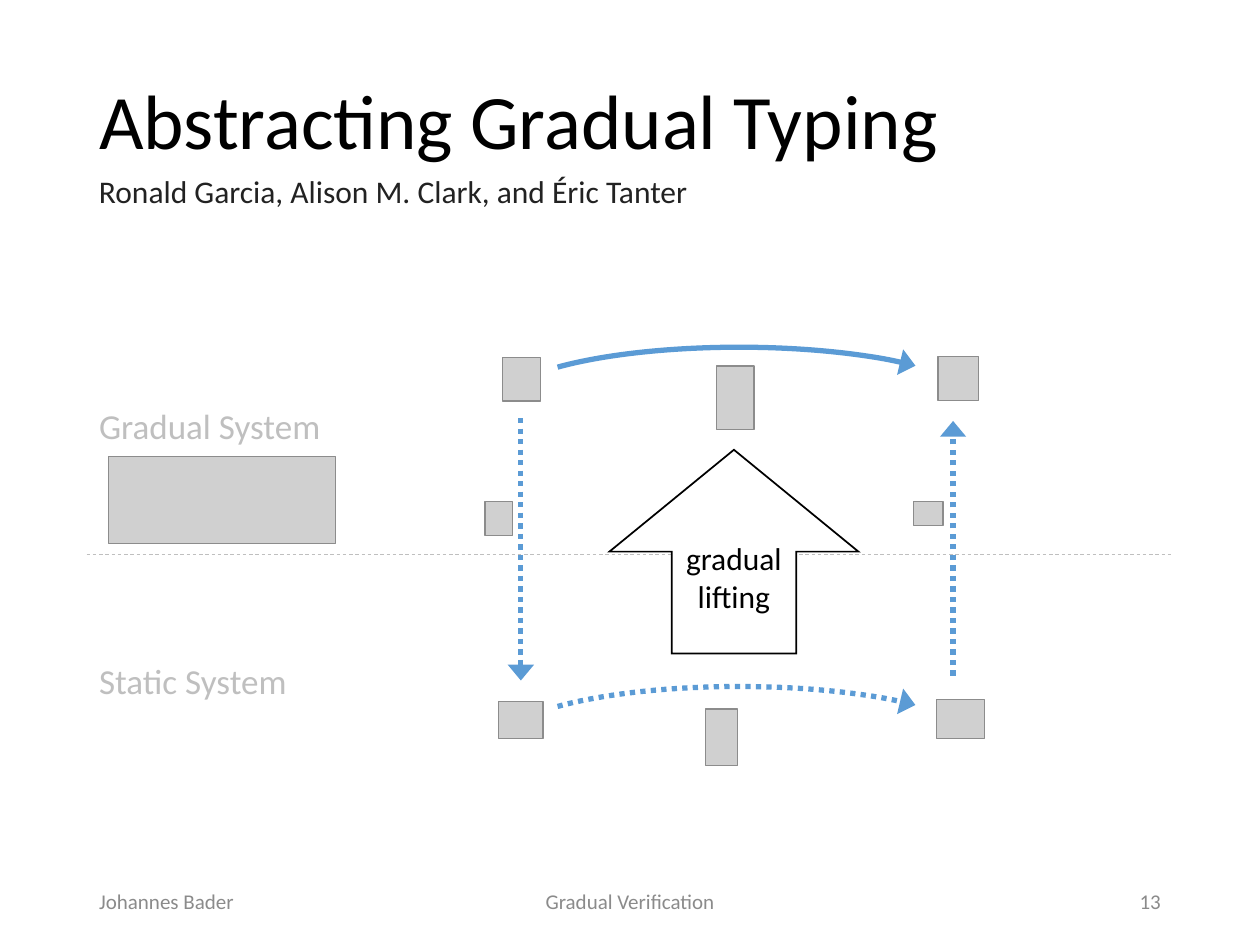
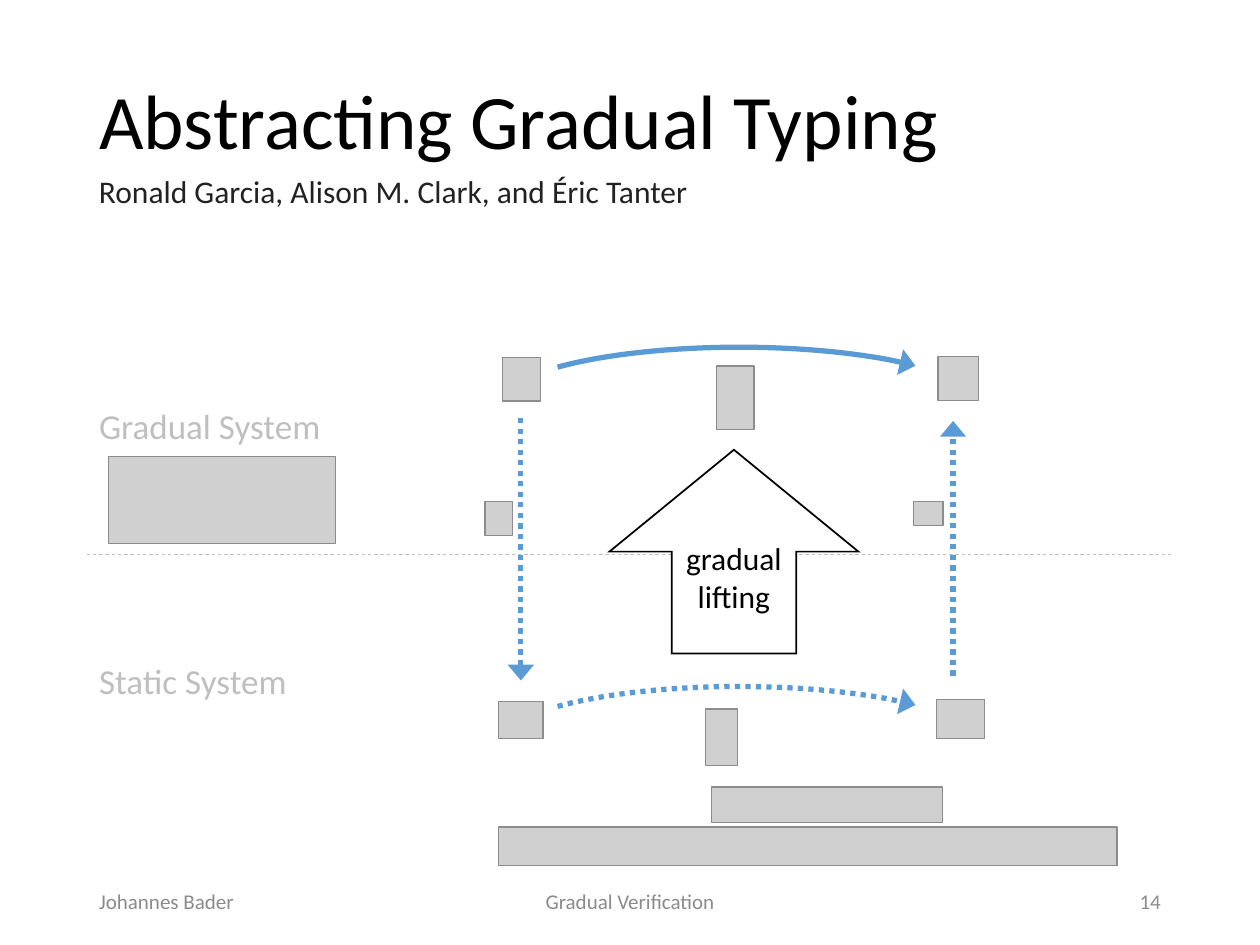
Before and after one commit to olydis/GradVer, a slide deck: slide 14 of latex/PLunch.pptx (slide 13 before the commit). Drawn at 1260x945 pixels with LibreOffice and Linux fonts; fonts in the diff are those of the drawing; grey boxes stand for pictures. Boxes give left, top, right and bottom in pixels: in the first picture for what was removed or moved away, otherwise in the second. Text is boxed around its words. In the diff, an @@ line names an element or a change of style, - is before the commit and + after.

```diff
--- a/latex/PLunch.pptx
+++ b/latex/PLunch.pptx
@@ picture added at <box>712,788,942,823</box> @@
@@ picture added at <box>499,827,1118,866</box> @@
@@ page number at <box>1140,895,1161,909</box>: text changed @@
-13
+14
```
Also in this commit, not shown: 26 other slides changed, 8 slides added.
